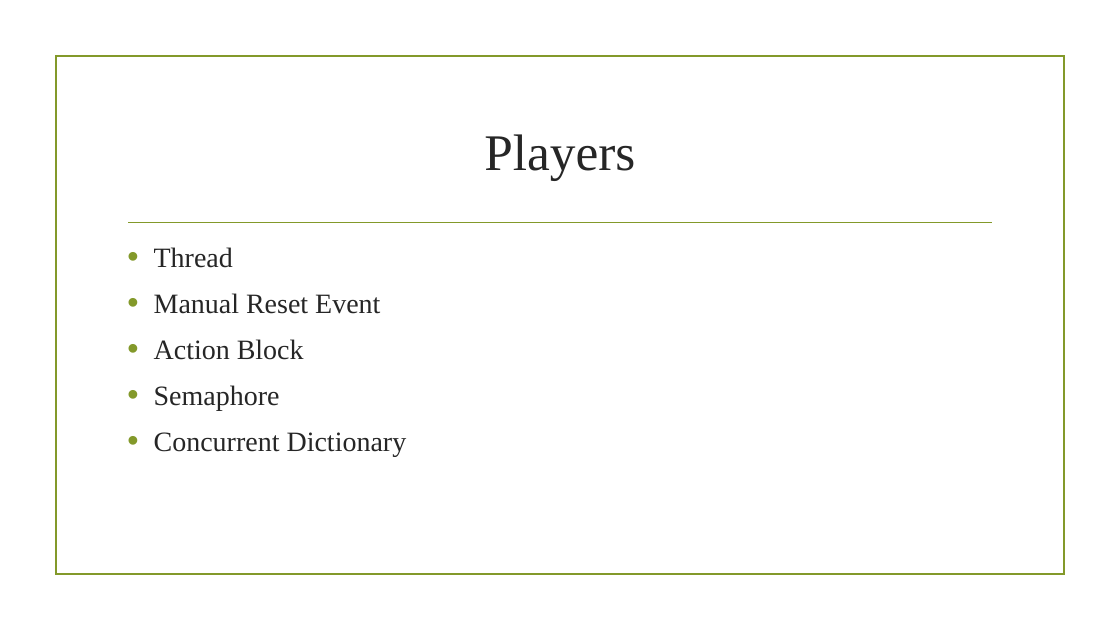
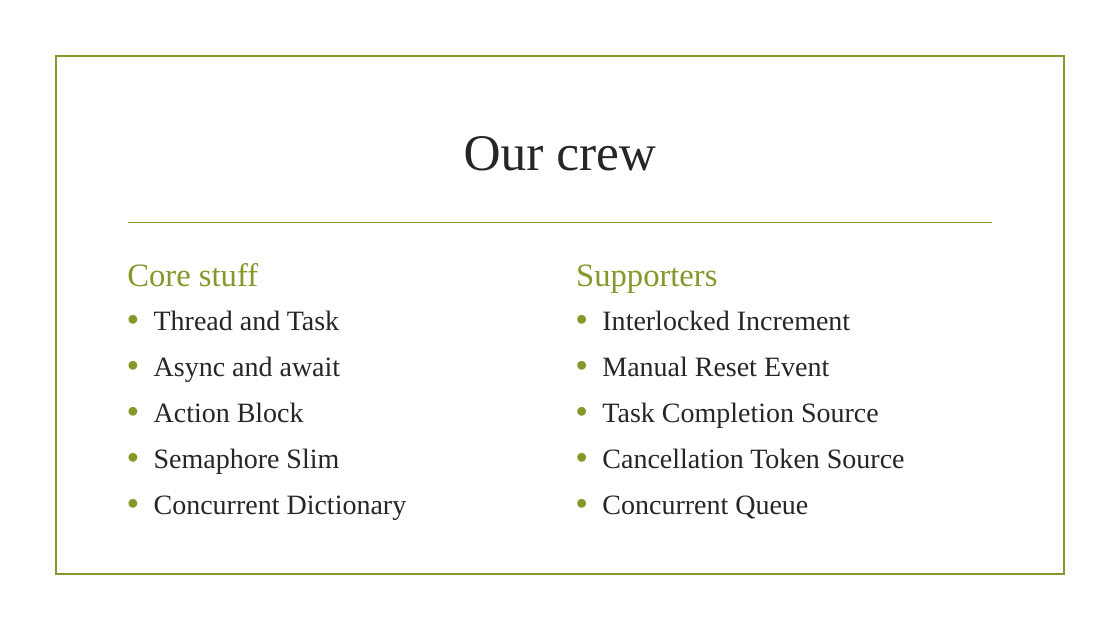
Before and after one commit to MariuszKrzanowski/asynchronous-intuition, a slide deck: slide 6 of slides/AsynchronousIntuition.pptx (slide 4 before the commit). Drawn at 1120x630 pixels with LibreOffice and Linux fonts; fonts in the diff are those of the drawing; background and template pictures are left out. Boxes give left, top, right and bottom in pixels: in the first picture for what was removed or moved away, otherwise in the second. Text is boxed around its words. In the diff, an @@ line names an element or a change of style, - is before the commit and + after.

Commit message:
Slides update

```diff
--- a/slides/AsynchronousIntuition.pptx
+++ b/slides/AsynchronousIntuition.pptx
@@ title at (464, 136, 656, 171): text changed @@
-Players
+Our crew
@@ text added at (127, 263, 258, 287), 28 pt, text #83992A @@
+Core stuff
@@ text added at (576, 264, 717, 292), 28 pt, text #83992A @@
+Supporters
@@ text "Thread and Task": place and size @@
-text "Thread and Task" at (154, 247, 407, 457)
+text "Thread and Task" at (154, 310, 407, 520)
@@ text at (154, 310, 341, 381): text changed @@
-• Thread
-• Manual Reset Event
+• Thread and Task
+• Async and await
@@ text added at (602, 310, 905, 519), 24 pt, text #262626 @@
+• Interlocked Increment
+• Manual Reset Event
+• Task Completion Source
+• Cancellation Token Source
+• Concurrent Queue
@@ text at (154, 448, 339, 474): text changed @@
-• Semaphore
+• Semaphore Slim
```
Also in this commit, not shown: 4 other slides changed, 8 slides added.
